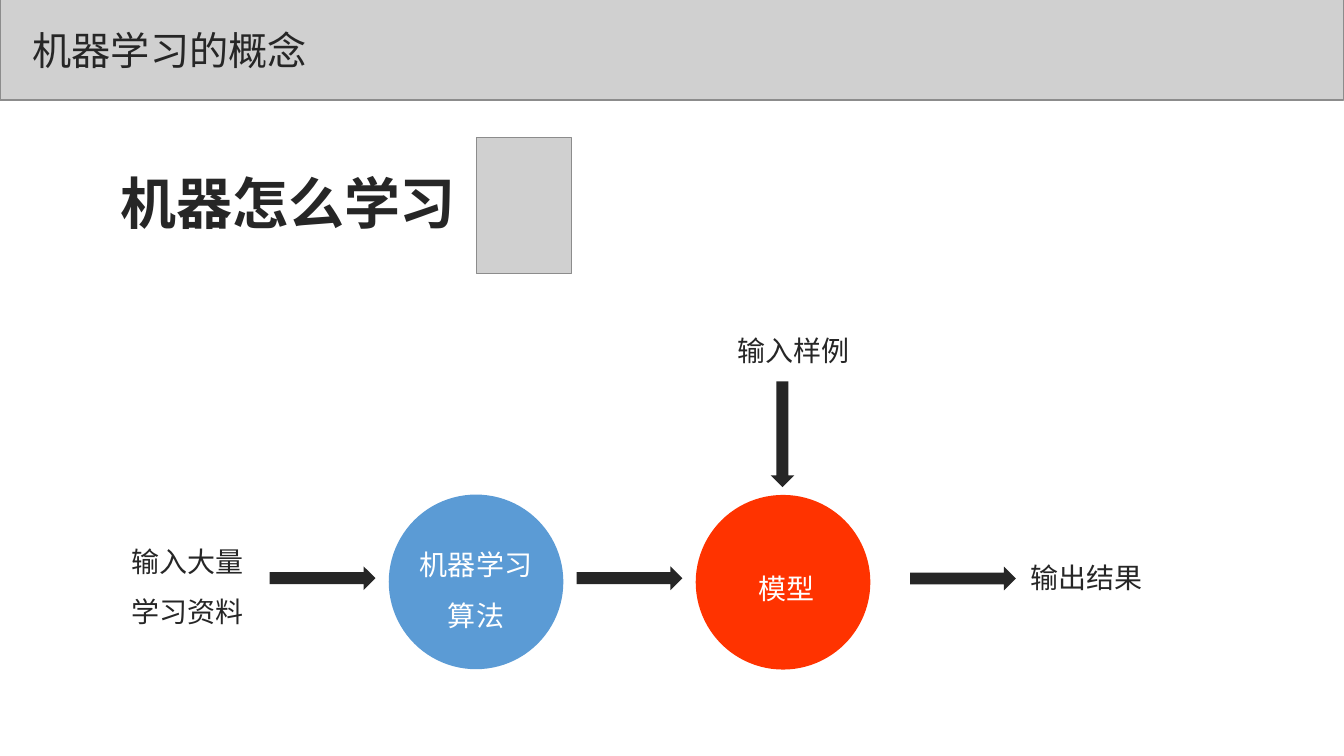
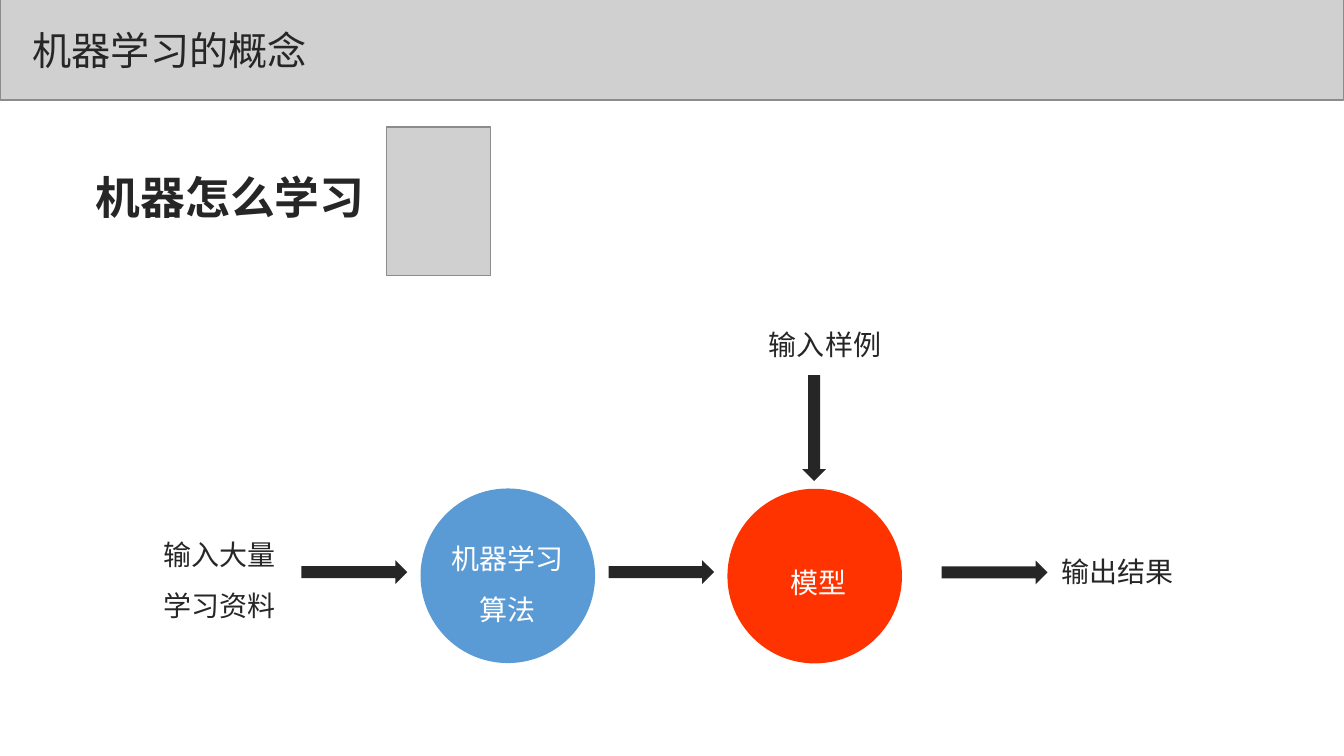
Before and after one commit to congcongshang/StudyNoteBook, a slide deck: slide 4 of 数学/机器学习.ppt. Drawn at 1344x756 pixels with LibreOffice and Linux fonts; fonts in the diff are those of the drawing; grey boxes stand for pictures. Boxes give left, top, right and bottom in pixels: in the first picture for what was removed or moved away, otherwise in the second. Text is boxed around its words. In the diff, an @@ line names an element or a change of style, - is before the commit and + after.

```diff
--- a/数学/机器学习.ppt
+++ b/数学/机器学习.ppt
@@ picture: place and size @@
-picture at [477,138,572,274]
+picture at [386,127,490,275]
@@ text "机器怎么学习": place and size @@
-text "机器怎么学习" at [120,176,456,229]
+text "机器怎么学习" at [96,175,365,218]
@@ text "机器怎么学习" at [96,175,365,218]: size 40 to 32 pt @@
@@ right arrow at [801,375,826,481]: proportions changed @@
@@ 4 texts, 3 right arrows, 2 ellipses: place and size @@
-4 texts, 3 right arrows, 2 ellipses at [132,337,1142,669]
+4 texts, 3 right arrows, 2 ellipses at [163,331,1174,663]
@@ right arrow: place and size @@
-right arrow at [576,566,682,590]
+right arrow at [609,560,714,584]
@@ right arrow at [609,560,714,584]: proportions changed @@
@@ text "模型": place and size @@
-text "模型" at [759,575,815,602]
+text "模型" at [791,569,847,596]
```
Also in this commit, not shown: 8 other slides changed, 1 other file.
